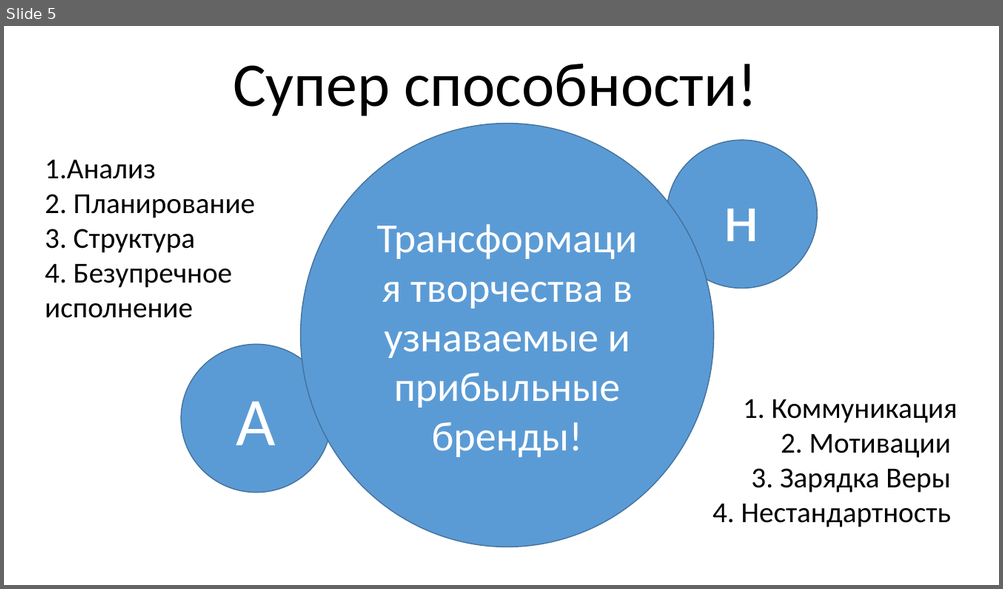
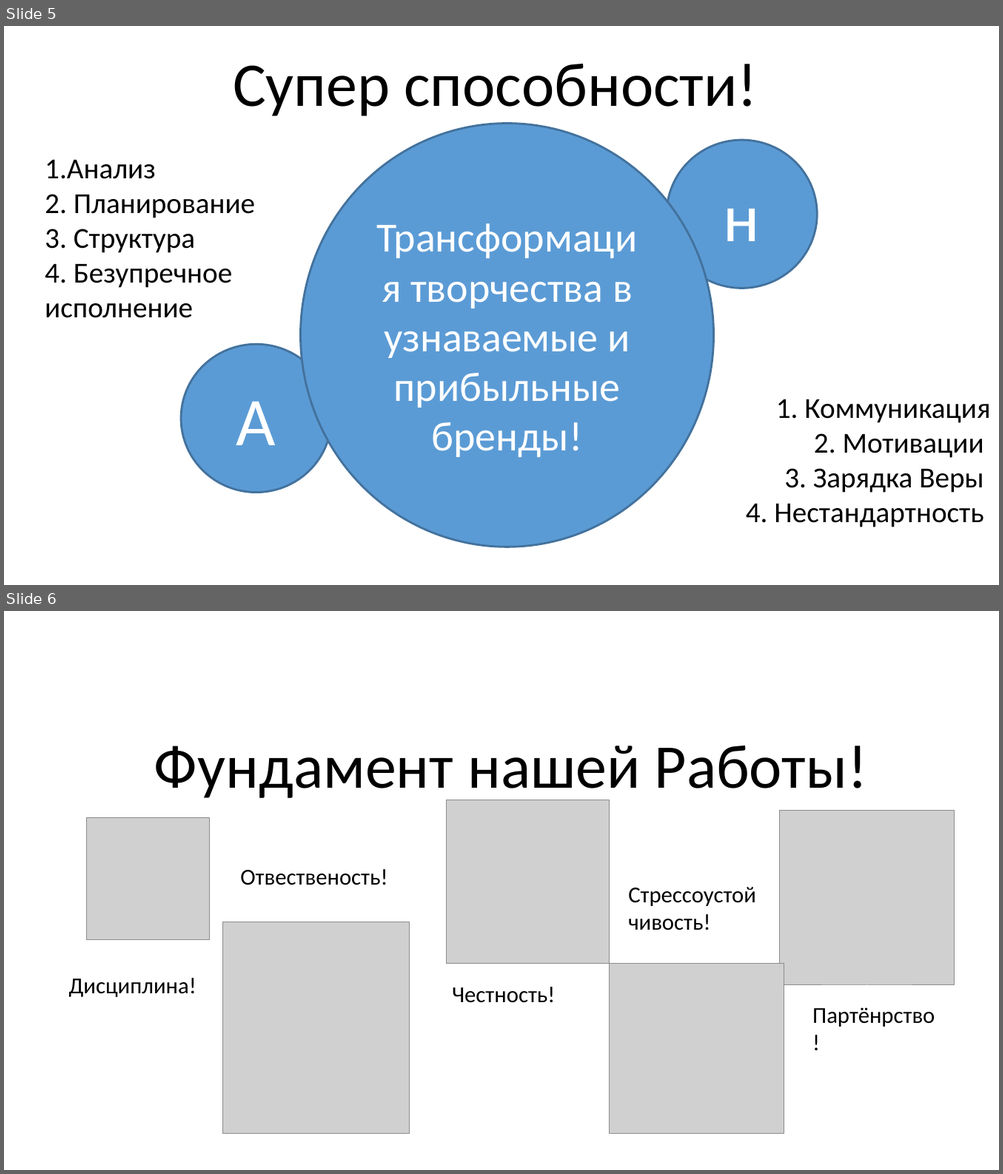
Before and after one commit to FeoFany/Garmony-of-Chaos, a slide deck: Docs/1. Презитанция.pptx. Shown one above the other, each under a label of ours: slide 5 before the commit, slides 5 and 6 after it. The pictures are 1003x589 and 1003x1174 pixels, drawn with LibreOffice and Linux fonts; fonts in the diff are those of the drawing; grey boxes stand for pictures. Boxes give left, top, right and bottom in pixels: in the first picture for what was removed or moved away, otherwise in the second. Text is boxed around its words. In the diff, an @@ line names an element or a change of style, - is before the commit and + after.

```diff
--- a/Docs/1. Презитанция.pptx
+++ b/Docs/1. Презитанция.pptx
@@ slide 6 added at (4, 611, 999, 1170), background #FFFFFF @@
@@ text added at (154, 746, 868, 803), 60 pt, text #000000 @@
+Фундамент нашей Работы!
@@ picture added at (446, 800, 609, 964) @@
@@ picture added at (86, 817, 209, 940) @@
@@ picture added at (780, 811, 954, 985) @@
@@ text added at (240, 869, 387, 886), 22 pt, text #000000 @@
+Отвественость!
@@ text added at (621, 877, 768, 963), 22 pt, text #000000 @@
+Стрессоустойчивость!
@@ picture added at (222, 922, 409, 1133) @@
@@ picture added at (609, 963, 784, 1133) @@
@@ text added at (69, 978, 196, 997), 22 pt, text #000000 @@
+Дисциплина!
@@ text added at (452, 987, 555, 1003), 22 pt, text #000000 @@
+Честность!
@@ text added at (812, 1008, 934, 1027), 22 pt, text #000000 @@
+Партёнрство!
@@ slide 5 changed as well @@
@@ outline #43739E 1 pt to #43739E 2 pt in 3 elements at (181, 345, 332, 493), (666, 140, 817, 289), (300, 124, 714, 548) @@
@@ text "1. Коммуникация": place and size @@
-text "1. Коммуникация" at (712, 399, 957, 528)
+text "1. Коммуникация" at (745, 399, 990, 528)
```
Also in this commit, not shown: 4 other slides changed, 6 other slides added, 7 slides removed.
